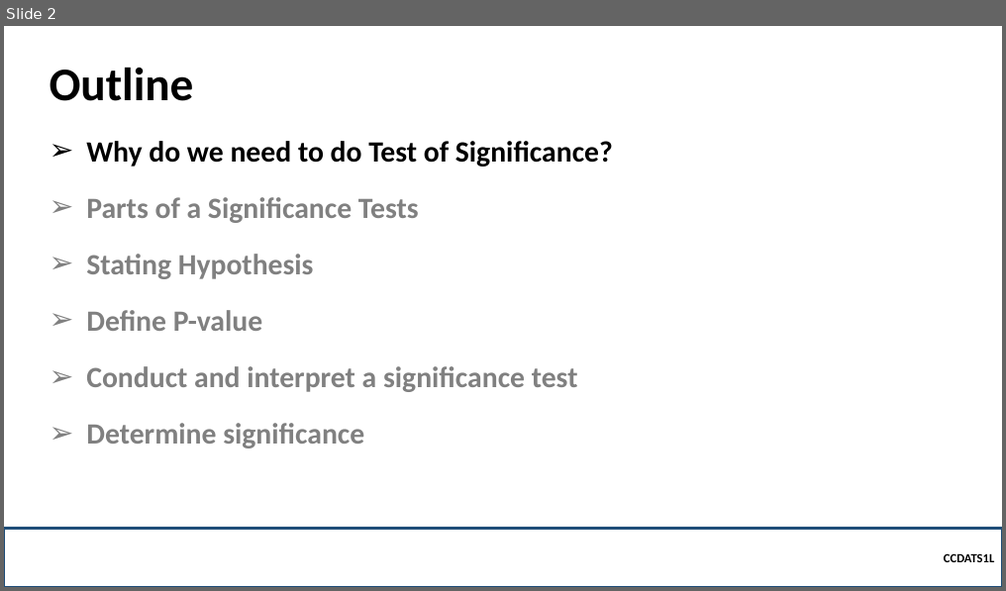
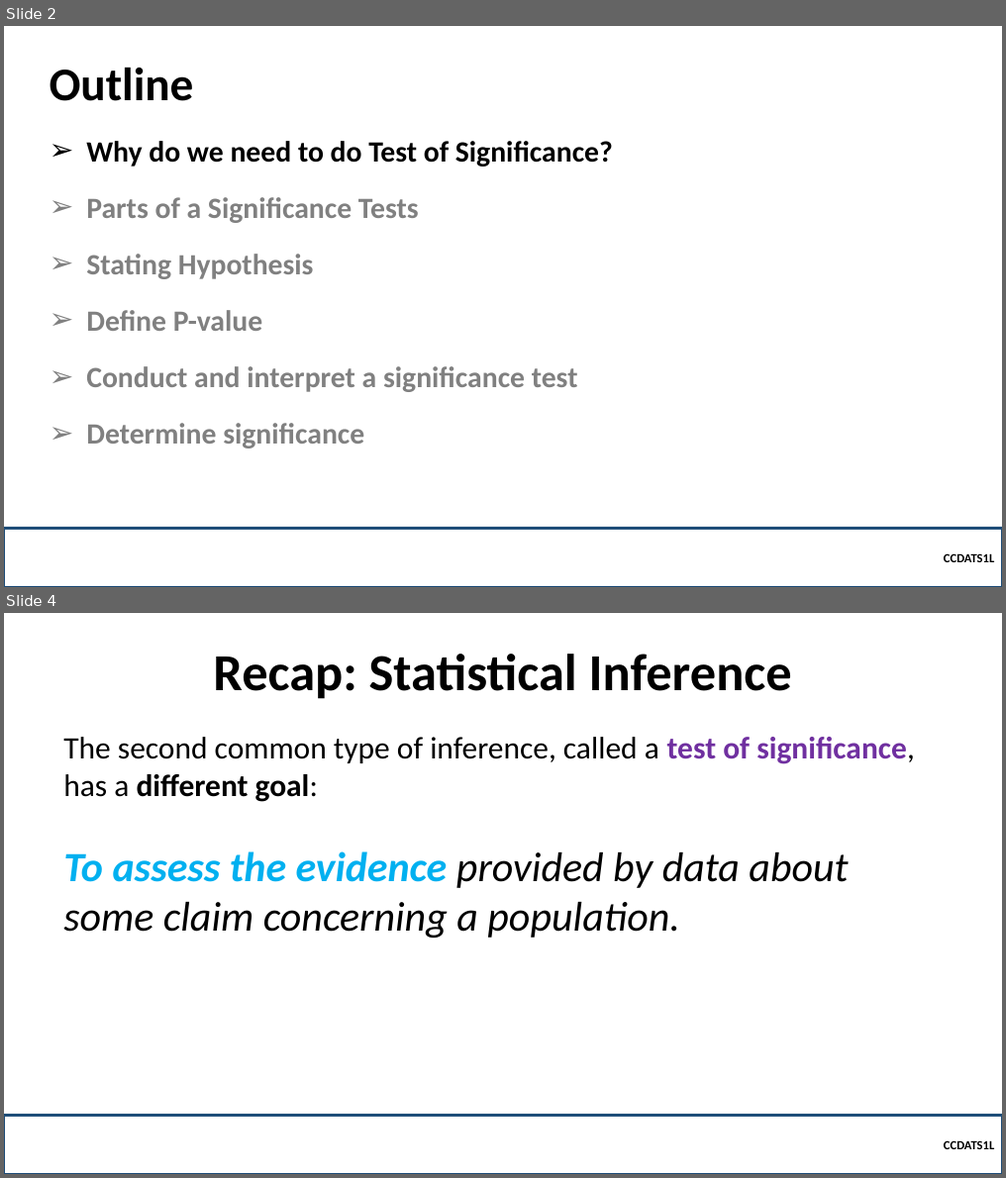
Before and after one commit to robitussin/CCDATS1L, a slide deck: week 10/Test of Significance.pptx. Shown one above the other, each under a label of ours: slide 2 before the commit, slides 2 and 4 after it; the slides between them are not shown. The pictures are 1006x591 and 1006x1178 pixels, drawn with LibreOffice and Linux fonts; fonts in the diff are those of the drawing; background and template pictures are left out. Boxes give left, top, right and bottom in pixels: in the first picture for what was removed or moved away, otherwise in the second. Text is boxed around its words. In the diff, an @@ line names an element or a change of style, - is before the commit and + after.

```diff
--- a/week 10/Test of Significance.pptx
+++ b/week 10/Test of Significance.pptx
@@ slide 4 added at (4, 613, 1002, 1174), background picture (left out) @@
@@ title added at (213, 654, 792, 699), 50 pt, text #000000, bold @@
+Recap: Statistical Inference
@@ text added at (63, 737, 915, 939), 30 pt, text #000000 @@
+The second common type of inference, called a test of significance, has a different goal:
+To assess the evidence provided by data about some claim concerning a population.
@@ rectangle added at (4, 1115, 1002, 1174), outline #1F4E79 2.25 pt, 12 pt, text #000000, bold @@
+  CCDATS1L
```
Also in this commit, not shown: 2 slides changed, 9 other slides added, 14 slides removed.
